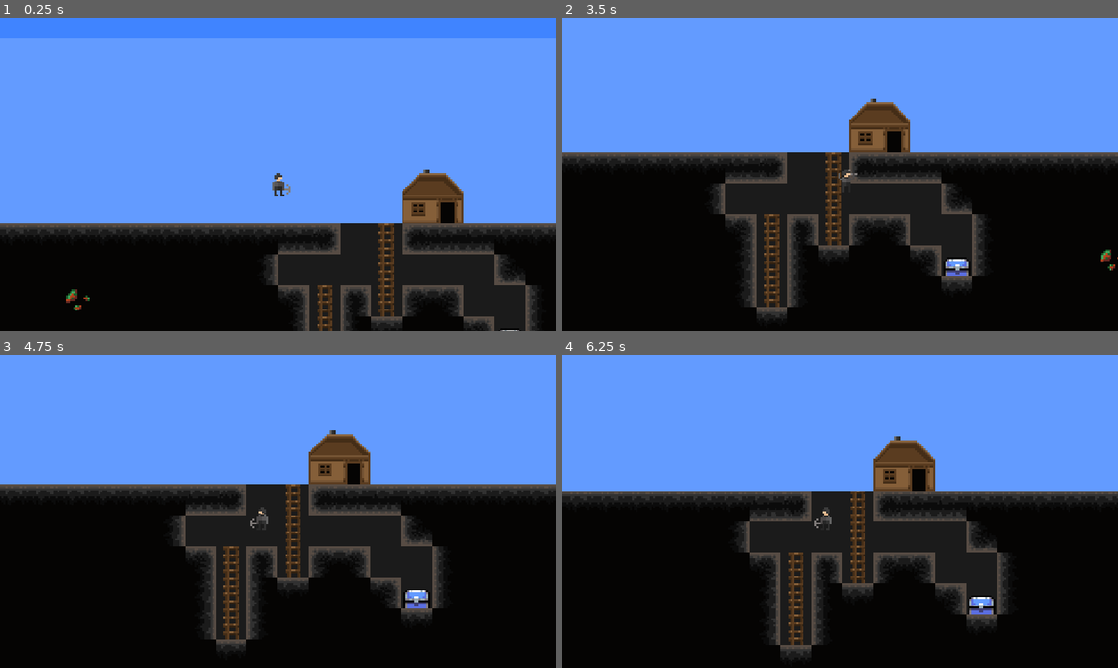
Above: before the commit, frames 1-4 (two rows, left to right).
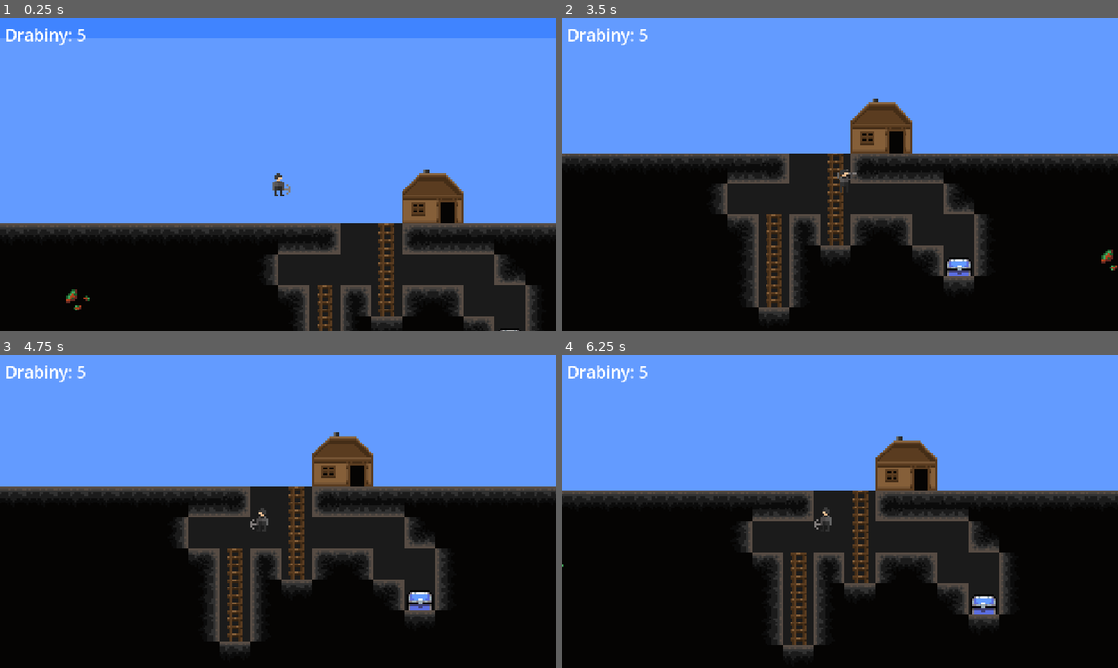
Above: after the commit, the same moments.

Repository: jonasz-lazar-pwr/hollow-depths-game
Game: Godot game, scene res://scenes/game.tscn
Same seed, same stepped clock (60 frames per second), same inputs: the game is played once before the commit and once after it.
Inputs (mouse positions are in pixels of both pictures, inside the frame that each line leads up to):
- Up to frame 1 (0.25 s): no input
- Up to frame 2 (3.5 s): move the mouse to (962, 158) at 0.52 s; press the mouse at (962, 158) at 0.53 s; hold D (right) 0.53-2.03 s; tap Space (jump) at 0.77, 0.8, 1.07, 1.35, 1.52, 1.82, 2.3, 3.02, 3.32 s; move the mouse to (728, 190) at 1.27 s; release the mouse at (728, 190) at 1.28 s; click (728, 190) at 1.55 s; move the mouse to (895, 105) at 2.02 s; press the mouse at (895, 105) at 2.03 s; hold A (left) 2.03-2.78 s; move the mouse to (812, 237) at 2.77 s; release the mouse at (812, 237) at 2.78 s; hold D (right) from 2.78 s (still down); click (812, 237) at 2.85 s
- Up to frame 3 (4.75 s): move the mouse to (444, 558) at 3.52 s; tap Space (jump) at 3.6, 3.77, 4.07, 4.52 s; click (444, 558) at 3.67 s; move the mouse to (111, 464) at 4.27 s; release D (right) at 4.28 s; hold A (left) from 4.28 s (still down); click (111, 464) at 4.35 s
- Up to frame 4 (6.25 s): tap Space (jump) at 4.82, 5.3, 5.85, 6.02 s; move the mouse to (867, 511) at 5.02 s; release A (left) at 5.03 s; press the mouse at (867, 511) at 5.03 s; hold D (right) 5.03-5.78 s; move the mouse to (756, 433) at 5.77 s; release the mouse at (756, 433) at 5.78 s; hold A (left) from 5.78 s (still down); click (756, 433) at 6.05 s

The runs differ from the first frame. In frame 1, 0.3% of the frame differs, in the area x 1-16%, y 3-9%; in frame 2, 3.0%; in frame 3, 5.9%, in the area x 0-100%, y 3-94%; in frame 4, 3.2%.

Commit message:
feat: Implementacja UI i mechaniki drabin, poprawki ruchu
- Dodano licznik drabin w UI, aktualizowany sygnałem z ekwipunku gracza.
- Zaimplementowano możliwość zbierania postawionych drabin lewym przyciskiem myszy.
- Naprawiono błędy kolizji podczas ruchu pionowego i poziomego na drabinach, zapobiegając wchodzeniu w bloki i drżeniu postaci.
- Ustawiono startową liczbę drabin na 5.
- Poprawiono drobne błędy i ostrzeżenia w skryptach.

Diff:
--- a/scenes/game.tscn
+++ b/scenes/game.tscn
@@ -8,6 +8,7 @@
 [ext_resource type="Texture2D" uid="uid://7a3no0tyqneu" path="res://assets/sprites/other/tilesetcave.png" id="4_p57ef"]
 [ext_resource type="AudioStream" uid="uid://bs1k4f7ulp015" path="res://assets/music/steam_gardens_slowed.wav" id="6_p57ef"]
 [ext_resource type="PackedScene" uid="uid://dmf6diflfftrc" path="res://scenes/ladder.tscn" id="7_u5sy4"]
+[ext_resource type="Script" uid="uid://cmf651j7qk52t" path="res://scripts/ui.gd" id="9_0tnpc"]
 
 [sub_resource type="TileSetAtlasSource" id="TileSetAtlasSource_lnu2h"]
 texture = ExtResource("1_yqjtg")
@@ -414,3 +415,14 @@
 offset_top = -325.0
 offset_right = 753.0
 offset_bottom = 453.0
+
+[node name="UI" type="CanvasLayer" parent="."]
+script = ExtResource("9_0tnpc")
+
+[node name="LadderCountLabel" type="Label" parent="UI"]
+offset_left = 10.0
+offset_top = 10.0
+offset_right = 50.0
+offset_bottom = 33.0
+theme_override_font_sizes/font_size = 34
+text = "Drabiny: 5"
--- a/scripts/player.gd
+++ b/scripts/player.gd
@@ -7,10 +7,13 @@
 const LADDER_REACH = 2 # Zasięg stawiania drabin (w kafelkach)
 
 var ladder_stack = 0
-var inventory = {"ladder": 10} # Przykładowy startowy ekwipunek
+var inventory = {"ladder": 5} # Przykładowy startowy ekwipunek
 
 @export var ladder_scene: PackedScene
 @export var ground_tilemap: TileMapLayer
+@onready var collision_shape: CollisionShape2D = $CollisionShape2D
+
+signal inventory_updated(current_inventory) # Sygnał emitowany przy zmianie ekwipunku
 
 func _ready() -> void:
 	if not ground_tilemap:
@@ -24,6 +27,9 @@
 		if not ladder.exited_ladder.is_connected(_on_ladder_exited):
 			ladder.exited_ladder.connect(_on_ladder_exited)
 
+	# Wyemituj sygnał z początkowym stanem ekwipunku po gotowości gracza
+	inventory_updated.emit(inventory)
+
 func _input(event: InputEvent) -> void:
 	if event.is_action_pressed("dig"):
 		handle_digging()
@@ -31,128 +37,296 @@
 	if event is InputEventMouseButton and event.button_index == MOUSE_BUTTON_RIGHT and event.pressed:
 		handle_ladder_placement()
 
+
+# Upewnij się, że masz tę linię zdefiniowaną wyżej w skrypcie:
+#@onready var collision_shape: CollisionShape2D = $CollisionShape2D
+
 func _physics_process(delta: float) -> void:
+	# --- Grawitacja (zgodnie z oryginalnym kodem) ---
 	if not is_on_floor() and ladder_stack == 0:
-		velocity += get_gravity() * delta / 6 # Uwaga: get_gravity() może nie być zdefiniowane, użyj ProjectSettings.get_setting("physics/2d/default_gravity") * ProjectSettings.get_setting("physics/2d/default_gravity_vector").y jeśli potrzeba
-
+		# velocity.y += ProjectSettings.get_setting("physics/2d/default_gravity") * delta / 6 # Alternatywa
+		velocity += get_gravity() * delta / 6 # Oryginał
+
+	# --- Skok (zgodnie z oryginalnym kodem) ---
 	if Input.is_action_just_pressed("jump") and is_on_floor():
 		velocity.y = JUMP_VELOCITY
 
-	var direction_x = Input.get_axis("left", "right")
-	if direction_x:
-		velocity.x = direction_x * SPEED
-	else:
-		velocity.x = move_toward(velocity.x, 0, SPEED)
-
+	# --- Ruch Poziomy (Normalny - poza drabiną) ---
+	# Ten blok zostanie obsłużony w sekcji 'else' dla ladder_stack
+	# var direction_x = Input.get_axis("left", "right") # Przenieśliśmy odczyt niżej
+
+	# --- Logika Drabiny i Kolizji ---
 	if ladder_stack >= 1:
-		set_collision_mask_value(1, false)
-		velocity.y = 0
+		# Jesteśmy na drabinie
+		set_collision_mask_value(1, false) # Wyłącz kolizję z podłożem (warstwa 1) dla ruchu pionowego
+		velocity.y = 0 # Resetuj prędkość Y na początku
+
 		var direction_y = Input.get_axis("up", "down")
-		velocity.y = direction_y * CLIMB_SPEED
-
-		if direction_y != 0 or direction_x != 0:
+		var direction_x = Input.get_axis("left", "right") # Odczyt kierunku X tutaj
+
+		var can_move_vertically = true
+		var can_move_horizontally = true
+
+		# --- SPRAWDZENIE KOLIZJI PIONOWEJ ---
+		if direction_y != 0:
+			var check_pos_world_v: Vector2
+			var collider_center_y = collision_shape.global_position.y
+			var half_collider_height = collision_shape.shape.height / 2
+			var check_margin_v = 1.0
+			if direction_y > 0:
+				var bottom_edge_y = collider_center_y + half_collider_height
+				check_pos_world_v = Vector2(global_position.x, bottom_edge_y + check_margin_v)
+			else:
+				var top_edge_y = collider_center_y - half_collider_height
+				check_pos_world_v = Vector2(global_position.x, top_edge_y - check_margin_v)
+			var target_map_coords_v = ground_tilemap.local_to_map(check_pos_world_v)
+			if ground_tilemap.get_cell_source_id(target_map_coords_v) != -1:
+				var tile_data_v = ground_tilemap.get_cell_tile_data(target_map_coords_v)
+				if tile_data_v and tile_data_v.get_collision_polygons_count(0) > 0:
+					can_move_vertically = false
+
+		# --- NOWE: SPRAWDZENIE KOLIZJI POZIOMEJ ---
+		if direction_x != 0:
+			var check_pos_world_h: Vector2
+			# Używamy środka collidera jako odniesienia pionowego
+			var collider_center_y = collision_shape.global_position.y
+			# Używamy globalnej pozycji X gracza (lub środka collidera X)
+			var collider_center_x = collision_shape.global_position.x
+			# Pobieramy promień kapsuły jako "połowę szerokości"
+			var collider_radius = collision_shape.shape.radius
+			var check_margin_h = 1.0
+
+			# Oblicz offset X w kierunku ruchu
+			var check_offset_x = sign(direction_x) * (collider_radius + check_margin_h)
+			# Pozycja do sprawdzenia: na tej samej wysokości co środek collidera, przesunięta w poziomie
+			check_pos_world_h = Vector2(collider_center_x + check_offset_x, collider_center_y)
+
+			var target_map_coords_h = ground_tilemap.local_to_map(check_pos_world_h)
+
+			# Sprawdź, czy w docelowej komórce jest solidny kafelek
+			if ground_tilemap.get_cell_source_id(target_map_coords_h) != -1:
+				var tile_data_h = ground_tilemap.get_cell_tile_data(target_map_coords_h)
+				if tile_data_h and tile_data_h.get_collision_polygons_count(0) > 0:
+					can_move_horizontally = false # Zablokuj ruch poziomy, jeśli jest kolizja
+		# --- KONIEC SPRAWDZENIA POZIOMEGO ---
+
+		# Ustaw prędkości tylko jeśli ruch jest dozwolony
+		if can_move_vertically and direction_y != 0:
+			velocity.y = direction_y * CLIMB_SPEED
+		# Jeśli !can_move_vertically, velocity.y pozostaje 0
+
+		# Zastosuj prędkość poziomą tylko jeśli można się ruszyć i jest input
+		if can_move_horizontally and direction_x != 0:
+			velocity.x = direction_x * SPEED
+		else:
+			# Jeśli nie można się ruszyć w poziomie LUB nie ma inputu X, wyhamuj
+			velocity.x = move_toward(velocity.x, 0, SPEED)
+
+		# --- Logika animacji wspinaczki ---
+		if direction_y != 0 or (can_move_horizontally and direction_x != 0): # Animuj jeśli ruch pionowy LUB dozwolony poziomy
 			$AnimatedSprite2D.animation = "climb"
-			$AnimatedSprite2D.play()
+			if not $AnimatedSprite2D.is_playing(): # Poprawka z poprzedniej wersji - graj tylko jeśli nie gra
+				$AnimatedSprite2D.play()
 			$AnimatedSprite2D.speed_scale = 1
-		else:
+		else: # Brak efektywnego ruchu na drabinie
 			$AnimatedSprite2D.animation = "climb"
-			$AnimatedSprite2D.pause()
+			if $AnimatedSprite2D.is_playing(): # Poprawka z poprzedniej wersji - zatrzymaj jeśli gra
+				$AnimatedSprite2D.stop()
 			$AnimatedSprite2D.frame = 0
 
+		# --- Odwracanie sprite'a ---
 		if direction_x != 0:
 			$AnimatedSprite2D.flip_h = direction_x < 0
 
 	else:
-		set_collision_mask_value(1, true)
+		# --- Poza drabiną (logika jak w oryginale) ---
+		set_collision_mask_value(1, true) # Włącz kolizję z podłożem
+
+		# Odczyt kierunku X dla ruchu po ziemi
+		var direction_x = Input.get_axis("left", "right")
+
+		# Logika prędkości poziomej na ziemi
+		if direction_x:
+			velocity.x = direction_x * SPEED
+		else:
+			velocity.x = move_toward(velocity.x, 0, SPEED)
+
+		# Logika animacji chodzenia/stania/spadania
 		if is_on_floor():
 			if direction_x != 0:
 				$AnimatedSprite2D.animation = "walk"
 				$AnimatedSprite2D.flip_h = direction_x < 0
-				$AnimatedSprite2D.play()
+				if not $AnimatedSprite2D.is_playing() or $AnimatedSprite2D.animation != "walk": # Play only if needed
+					$AnimatedSprite2D.play("walk")
 			else:
 				$AnimatedSprite2D.animation = "idle"
-				$AnimatedSprite2D.play()
+				if not $AnimatedSprite2D.is_playing() or $AnimatedSprite2D.animation != "idle": # Play only if needed
+					$AnimatedSprite2D.play("idle")
 		else:
-			# Proponuję idle lub fall animation tutaj zamiast walk/idle
-			$AnimatedSprite2D.animation = "idle" # Możesz chcieć zmienić na "fall"
-			$AnimatedSprite2D.play()
-
+			# W powietrzu
+			$AnimatedSprite2D.animation = "idle" # Zmień na "fall"
+			if not $AnimatedSprite2D.is_playing() or $AnimatedSprite2D.animation != "idle": # Play only if needed
+					$AnimatedSprite2D.play("idle") # Zmień na "fall"
+
+	# --- Wykonaj ruch (zawsze na końcu) ---
 	move_and_slide()
 
-
+#func handle_digging():
+	#if not ground_tilemap: return
+	#var mouse_pos = get_global_mouse_position()
+	#var target_map_coords = ground_tilemap.local_to_map(mouse_pos)
+	#var player_map_coords = ground_tilemap.local_to_map(global_position)
+#
+	#var dx = abs(target_map_coords.x - player_map_coords.x)
+	#var dy = abs(target_map_coords.y - player_map_coords.y)
+#
+	#if dx <= DIG_REACH and dy <= DIG_REACH:
+		#var tile_data = ground_tilemap.get_cell_tile_data(target_map_coords)
+		#if tile_data:
+			#var is_diggable = tile_data.get_custom_data("diggable")
+			#if is_diggable:
+				#print("Digging tile at map coordinates: ", target_map_coords)
+				#var _specific_dig_time = tile_data.get_custom_data("dig_time") # Ta zmienna nie jest używana?
+				## Jeśli chcesz opóźnienie, musisz zaimplementować timer lub yield
+				## $AnimatedSprite2D.flip_h = mouse_pos.x < player_map_coords.x # Powinno być global_position.x?
+				#$AnimatedSprite2D.flip_h = mouse_pos.x < global_position.x
+				#$AnimatedSprite2D.play("dig") # Użyj play() zamiast przypisania animation
+				#ground_tilemap.set_cell(target_map_coords, -1) # Warstwa 0 domyślnie
+			#else:
+				#print("Tile at ", target_map_coords, " is not diggable.")
+		#else:
+			#print("No tile data to dig at map coordinates: ", target_map_coords)
+	#else:
+		#print("Target tile at ", target_map_coords, " is too far from player at ", player_map_coords)
+
+# ZASTĄP STARĄ FUNKCJĘ handle_digging() TĄ WERSJĄ:
 func handle_digging():
+	# Sprawdź, czy referencja do TileMap istnieje (potrzebna do konwersji i kopania)
 	if not ground_tilemap: return
+
+	# Pobierz pozycję myszy i gracza na mapie
 	var mouse_pos = get_global_mouse_position()
 	var target_map_coords = ground_tilemap.local_to_map(mouse_pos)
 	var player_map_coords = ground_tilemap.local_to_map(global_position)
 
-	var dx = abs(target_map_coords.x - player_map_coords.x)
-	var dy = abs(target_map_coords.y - player_map_coords.y)
-
-	if dx <= DIG_REACH and dy <= DIG_REACH:
+	# Oblicz odległość w kafelkach od gracza do celu kliknięcia
+	var dx_reach = abs(target_map_coords.x - player_map_coords.x)
+	var dy_reach = abs(target_map_coords.y - player_map_coords.y)
+
+	# Sprawdź, czy cel jest w zasięgu (DIG_REACH działa też dla zbierania drabin)
+	if dx_reach <= DIG_REACH and dy_reach <= DIG_REACH:
+
+		# --- NOWA CZĘŚĆ: SPRAWDZENIE CZY KLIKNIĘTO NA DRABINĘ ---
+		var collected_ladder = false # Flaga, czy zebrano drabinę
+		# Przejrzyj wszystkie węzły w grupie "ladders"
+		for ladder in get_tree().get_nodes_in_group("ladders"):
+			# Sprawdź, czy to faktycznie instancja drabiny (na wszelki wypadek)
+			if ladder is Area2D:
+				# Pobierz pozycję drabiny na mapie kafelków
+				var ladder_map_coords = ground_tilemap.local_to_map(ladder.global_position)
+				# Sprawdź, czy kliknięta komórka mapy odpowiada pozycji drabiny
+				if ladder_map_coords == target_map_coords:
+					# Znaleziono drabinę w klikniętym miejscu i w zasięgu!
+					print("Collecting ladder at map coordinates: ", target_map_coords)
+
+					# Dodaj drabinę do ekwipunku
+					inventory["ladder"] += 1
+					# Wyemituj sygnał aktualizacji UI
+					inventory_updated.emit(inventory)
+					# Usuń drabinę ze sceny (ważne: użyj queue_free() dla bezpieczeństwa)
+					ladder.queue_free()
+					# TODO: Odtwórz dźwięk zbierania drabiny
+					# TODO: Można dodać krótką animację zbierania
+
+					# Ustaw flagę i przerwij pętlę, bo znaleźliśmy i zebraliśmy drabinę
+					collected_ladder = true
+					break # Wyjdź z pętli 'for ladder'
+
+		# --- KONIEC SPRAWDZANIA DRABIN ---
+
+		# Jeśli zebrano drabinę, nie próbuj kopać ziemi w tym samym miejscu
+		if collected_ladder:
+			return # Zakończ funkcję handle_digging
+
+		# --- ISTNIEJĄCA CZĘŚĆ: KOPANIE ZIEMI (jeśli nie zebrano drabiny) ---
+		# Pobierz dane kafelka w docelowej pozycji
 		var tile_data = ground_tilemap.get_cell_tile_data(target_map_coords)
+		# Sprawdź, czy kafelek istnieje
 		if tile_data:
+			# Sprawdź niestandardową właściwość "diggable"
 			var is_diggable = tile_data.get_custom_data("diggable")
 			if is_diggable:
 				print("Digging tile at map coordinates: ", target_map_coords)
-				var specific_dig_time = tile_data.get_custom_data("dig_time") # Ta zmienna nie jest używana?
-				# Jeśli chcesz opóźnienie, musisz zaimplementować timer lub yield
-				# $AnimatedSprite2D.flip_h = mouse_pos.x < player_map_coords.x # Powinno być global_position.x?
+				var _specific_dig_time = tile_data.get_custom_data("dig_time") # Nadal nieużywane
+
+				# Ustaw kierunek animacji kopania i odtwórz ją
 				$AnimatedSprite2D.flip_h = mouse_pos.x < global_position.x
-				$AnimatedSprite2D.play("dig") # Użyj play() zamiast przypisania animation
-				ground_tilemap.set_cell(target_map_coords, -1) # Warstwa 0 domyślnie
+				$AnimatedSprite2D.play("dig")
+
+				# Usuń kafelek z mapy
+				ground_tilemap.set_cell(target_map_coords, -1)
 			else:
+				# Kafelek istnieje, ale nie jest kopialny
 				print("Tile at ", target_map_coords, " is not diggable.")
 		else:
-			print("No tile data to dig at map coordinates: ", target_map_coords)
+			# W tej komórce nie ma żadnego kafelka (ani drabiny, bo sprawdziliśmy wcześniej)
+			print("Nothing to dig or collect at map coordinates: ", target_map_coords)
 	else:
+		# Cel jest poza zasięgiem
 		print("Target tile at ", target_map_coords, " is too far from player at ", player_map_coords)
 
 
+# ZASTĄP STARĄ WERSJĘ TĄ PONIŻEJ
 func handle_ladder_placement() -> void:
+	# NAJPIERW sprawdź, czy gracz ma jeszcze drabiny
+	if inventory.get("ladder", 0) <= 0:
+		print("No ladders left in inventory.")
+		return # Zakończ funkcję, jeśli nie ma drabin
+
+	# Potem sprawdź, czy potrzebne referencje istnieją
 	if not ground_tilemap or not ladder_scene:
 		printerr("Ground TileMapLayer or Ladder Scene not assigned!")
 		return
 
-	if inventory.get("ladder", 0) <= 0:
-		print("No ladders in inventory.")
-		return
-
+	# Reszta logiki znajdowania pozycji (bez zmian)
 	var mouse_pos = get_global_mouse_position()
 	var target_map_coords = ground_tilemap.local_to_map(mouse_pos)
 	var player_map_coords = ground_tilemap.local_to_map(global_position)
-
 	var dx = target_map_coords.x - player_map_coords.x
 	var dy = target_map_coords.y - player_map_coords.y
-
 	var is_adjacent = (
-		(dx == 0 and dy == 1) or # pod graczem
-		(dx == 1 and dy == 0) or # prawo
-		(dx == -1 and dy == 0)   # lewo
+		(dx == 0 and abs(dy) == 1) or # Zmieniono na abs(dy) dla sprawdzania góra/dół
+		(abs(dx) == 1 and dy == 0)   # Na lewo lub na prawo
 	)
 
 	if is_adjacent:
-		# Sprawdź, czy komórka na TileMapie jest pusta (Source ID -1 oznacza pusty)
-		if ground_tilemap.get_cell_source_id(target_map_coords) == -1:
+		# Sprawdź, czy komórka jest pusta
+		if ground_tilemap.get_cell_source_id(target_map_coords) == -1: # Sprecyzowano warstwę 0
 			var ladder_world_pos = ground_tilemap.map_to_local(target_map_coords)
-
 			var ladder_instance = ladder_scene.instantiate()
 			ladder_instance.position = ladder_world_pos
-			# Ważne: Podłączanie sygnałów do NOWEJ instancji drabiny
+
+			# Podłączanie sygnałów nowej drabiny (bez zmian)
 			if not ladder_instance.entered_ladder.is_connected(_on_ladder_entered):
 				ladder_instance.entered_ladder.connect(_on_ladder_entered)
 			if not ladder_instance.exited_ladder.is_connected(_on_ladder_exited):
 				ladder_instance.exited_ladder.connect(_on_ladder_exited)
 
-			get_parent().add_child(ladder_instance) # Dodaj do rodzica gracza (zwykle główna scena)
+			# Dodaj instancję do sceny (bez zmian)
+			get_parent().add_child(ladder_instance)
+
+			# --- ZMIANA i SYGNAŁ ---
+			# Zmniejsz liczbę drabin w ekwipunku
 			inventory["ladder"] -= 1
+			# Wyemituj sygnał, że ekwipunek się zmienił, przekazując aktualny słownik
+			inventory_updated.emit(inventory)
 			print("Placed ladder at map coords:", target_map_coords, " Remaining:", inventory["ladder"])
-			# Tutaj możesz dodać odtworzenie dźwięku, jeśli masz $PlaceSound
-			# if $PlaceSound: $PlaceSound.play()
+			# --- KONIEC ZMIANY i SYGNAŁU ---
+
 		else:
 			print("Cannot place ladder here, cell is not empty at map coords:", target_map_coords)
 	else:
-		print("Target position for ladder is too far away.")
+		print("Target position for ladder is not adjacent or valid.")
 
 
 func _on_ladder_entered(body):
@@ -169,3 +343,103 @@
 		# print("Exited ladder, stack:", ladder_stack)
 		# Ważne: Po zejściu z drabiny, przywróć normalną grawitację i kolizje natychmiast
 		set_collision_mask_value(1, true)
+
+
+#func _physics_process(delta: float) -> void:
+	## --- Grawitacja (zgodnie z oryginalnym kodem) ---
+	#if not is_on_floor() and ladder_stack == 0:
+		## velocity.y += ProjectSettings.get_setting("physics/2d/default_gravity") * delta / 6 # Alternatywa
+		#velocity += get_gravity() * delta / 6 # Oryginał
+#
+	## --- Skok (zgodnie z oryginalnym kodem) ---
+	#if Input.is_action_just_pressed("jump") and is_on_floor():
+		#velocity.y = JUMP_VELOCITY
+#
+	## --- Ruch Poziomy (zgodnie z oryginalnym kodem) ---
+	#var direction_x = Input.get_axis("left", "right")
+	#if direction_x:
+		#velocity.x = direction_x * SPEED
+	#else:
+		#velocity.x = move_toward(velocity.x, 0, SPEED)
+#
+	## --- Logika Drabiny i Kolizji ---
+	#if ladder_stack >= 1:
+		## Jesteśmy na drabinie
+		#set_collision_mask_value(1, false) # Wyłącz kolizję z podłożem (warstwa 1)
+		#velocity.y = 0 # Resetuj prędkość Y na początku
+		#var direction_y = Input.get_axis("up", "down")
+#
+		#var can_move_vertically = true # Domyślnie zakładamy, że można się ruszyć
+#
+		## --- DOKŁADNIEJSZE SPRAWDZENIE KOLIZJI PRZY WSPINACZCE (v3) ---
+		#if direction_y != 0:
+			#var check_pos_world: Vector2
+			## Pobierz światową pozycję środka kształtu kolizji
+			#var collider_center_y = collision_shape.global_position.y
+			## Pobierz połowę wysokości kształtu kolizji
+			#var half_collider_height = collision_shape.shape.height / 2
+			## Mały offset (np. 1 piksel)
+			#var check_margin = 1.0
+#
+			#if direction_y > 0: # Schodzenie w dół
+				## Sprawdź tuż PONIŻEJ dolnej krawędzi collidera
+				#var bottom_edge_y = collider_center_y + half_collider_height
+				#check_pos_world = Vector2(global_position.x, bottom_edge_y + check_margin)
+			#else: # Wchodzenie w górę (direction_y < 0)
+				## Sprawdź tuż POWYŻEJ górnej krawędzi collidera
+				#var top_edge_y = collider_center_y - half_collider_height
+				#check_pos_world = Vector2(global_position.x, top_edge_y - check_margin)
+#
+			#var target_map_coords = ground_tilemap.local_to_map(check_pos_world)
+#
+			## Sprawdź, czy w docelowej komórce jest solidny kafelek (Source ID != -1)
+			#if ground_tilemap.get_cell_source_id(target_map_coords) != -1:
+				## (Opcjonalne, ale bezpieczniejsze) Sprawdź, czy kafelek ma kolizję
+				#var tile_data = ground_tilemap.get_cell_tile_data(target_map_coords)
+				#if tile_data and tile_data.get_collision_polygons_count(0) > 0:
+					#can_move_vertically = false # Zablokuj ruch, jeśli jest kafelek Z KOLIZJĄ
+				## Jeśli nie potrzebujesz sprawdzać kolizji, wystarczy:
+				## elif tile_data: # Jeśli jakikolwiek kafelek tam jest (bez sprawdzania kolizji)
+				##    can_move_vertically = false
+		## --- KONIEC DOKŁADNIEJSZEGO SPRAWDZENIA ---
+#
+#
+		## Ustaw prędkość pionową tylko jeśli ruch jest dozwolony
+		#if can_move_vertically and direction_y != 0:
+			#velocity.y = direction_y * CLIMB_SPEED
+		## Jeśli !can_move_vertically, velocity.y pozostaje 0
+#
+		## --- Logika animacji wspinaczki (zgodnie z oryginalnym kodem) ---
+		#if direction_y != 0 or direction_x != 0: # Ruch w pionie LUB poziomie na drabinie
+			#$AnimatedSprite2D.animation = "climb"
+			#$AnimatedSprite2D.play()
+			#$AnimatedSprite2D.speed_scale = 1
+		#else: # Brak ruchu na drabinie
+			#$AnimatedSprite2D.animation = "climb"
+			#$AnimatedSprite2D.pause()
+			#$AnimatedSprite2D.frame = 0
+#
+		## --- Odwracanie sprite'a (zgodnie z oryginalnym kodem) ---
+		#if direction_x != 0:
+			#$AnimatedSprite2D.flip_h = direction_x < 0
+#
+	#else:
+		## --- Poza drabiną (zgodnie z oryginalnym kodem) ---
+		#set_collision_mask_value(1, true) # Włącz kolizję z podłożem
+#
+		## Logika animacji chodzenia/stania/spadania
+		#if is_on_floor():
+			#if direction_x != 0:
+				#$AnimatedSprite2D.animation = "walk"
+				#$AnimatedSprite2D.flip_h = direction_x < 0
+				#$AnimatedSprite2D.play()
+			#else:
+				#$AnimatedSprite2D.animation = "idle"
+				#$AnimatedSprite2D.play()
+		#else:
+			## W powietrzu
+			#$AnimatedSprite2D.animation = "idle" # Możesz chcieć zmienić na "fall"
+			#$AnimatedSprite2D.play()
+#
+	## --- Wykonaj ruch (zawsze na końcu) ---
+	#move_and_slide()
--- /dev/null
+++ b/scripts/ui.gd
@@ -0,0 +1,48 @@
+extends CanvasLayer
+
+# Referencja do etykiety
+@onready var ladder_label: Label = $LadderCountLabel
+# Referencja do gracza
+@onready var player: Node = get_tree().get_first_node_in_group("player")
+
+func _ready():
+	# Spróbujemy ustawić wartość od razu, zamiast "..."
+
+	# Sprawdź, czy gracz został znaleziony
+	if player:
+		# Połącz sygnał gracza z naszą funkcją aktualizującą UI
+		# Sprawdź dla pewności, czy już nie jest połączony
+		# Upewnij się, że funkcja _on_player_inventory_updated ISTNIEJE PONIŻEJ
+		if not player.inventory_updated.is_connected(_on_player_inventory_updated):
+			player.inventory_updated.connect(_on_player_inventory_updated)
+
+		# Spróbuj od razu zaktualizować etykietę na podstawie BIEŻĄCEGO stanu ekwipunku gracza.
+		if "inventory" in player:
+			# Wywołaj funkcję aktualizującą UI z aktualną wartością.
+			# Upewnij się, że funkcja _on_player_inventory_updated ISTNIEJE PONIŻEJ
+			_on_player_inventory_updated(player.inventory)
+		else:
+			# Jeśli 'inventory' jeszcze nie istnieje, ustaw tymczasowy tekst.
+			# Sygnał z _ready() gracza wkrótce to poprawi.
+			ladder_label.text = "Drabiny: ..." # Tekst tymczasowy
+
+	else:
+		# Nie znaleziono gracza
+		printerr("UI Error: Player node not found in group 'player'. Cannot update ladder count.")
+		ladder_label.text = "BŁĄD Gracza!"
+
+# --------------------------------------------------
+# WAŻNE: UPEWNIJ SIĘ, ŻE TA FUNKCJA ISTNIEJE W PLIKU!
+# --------------------------------------------------
+# Ta funkcja jest wywoływana, gdy sygnał 'inventory_updated' od gracza dotrze
+func _on_player_inventory_updated(current_inventory: Dictionary):
+	# Sprawdź, czy label istnieje (na wypadek gdyby coś poszło nie tak w _ready)
+	if not is_instance_valid(ladder_label):
+		printerr("UI Error: LadderCountLabel is not valid!")
+		return
+
+	# Pobierz liczbę drabin ze słownika
+	var count = current_inventory.get("ladder", 0)
+	# Zaktualizuj tekst etykiety
+	ladder_label.text = "Drabiny: %d" % count
+# --------------------------------------------------
Not shown: 1 places in scenes/game.tscn that only renumber resources
Not shown, added: scripts/ui.gd.uid
